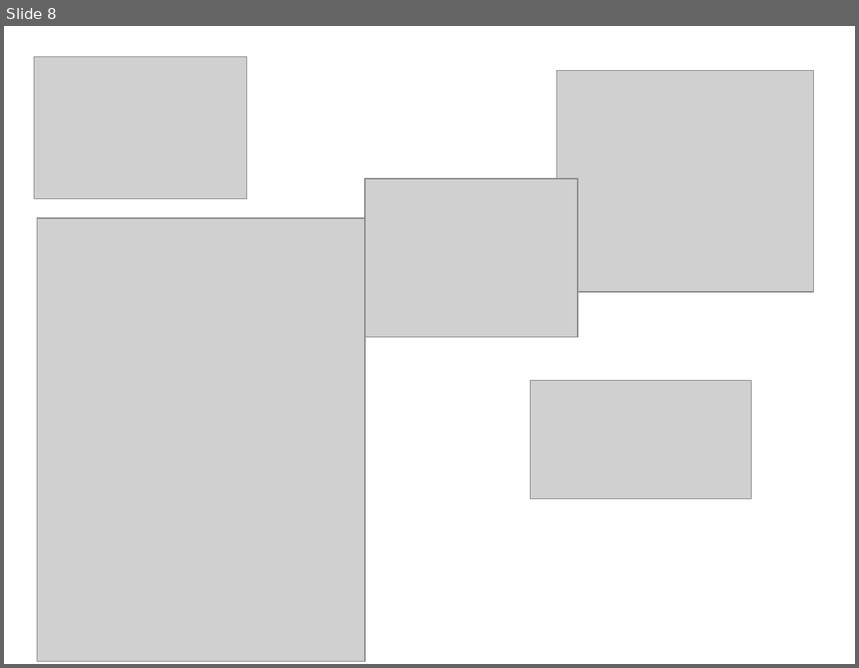
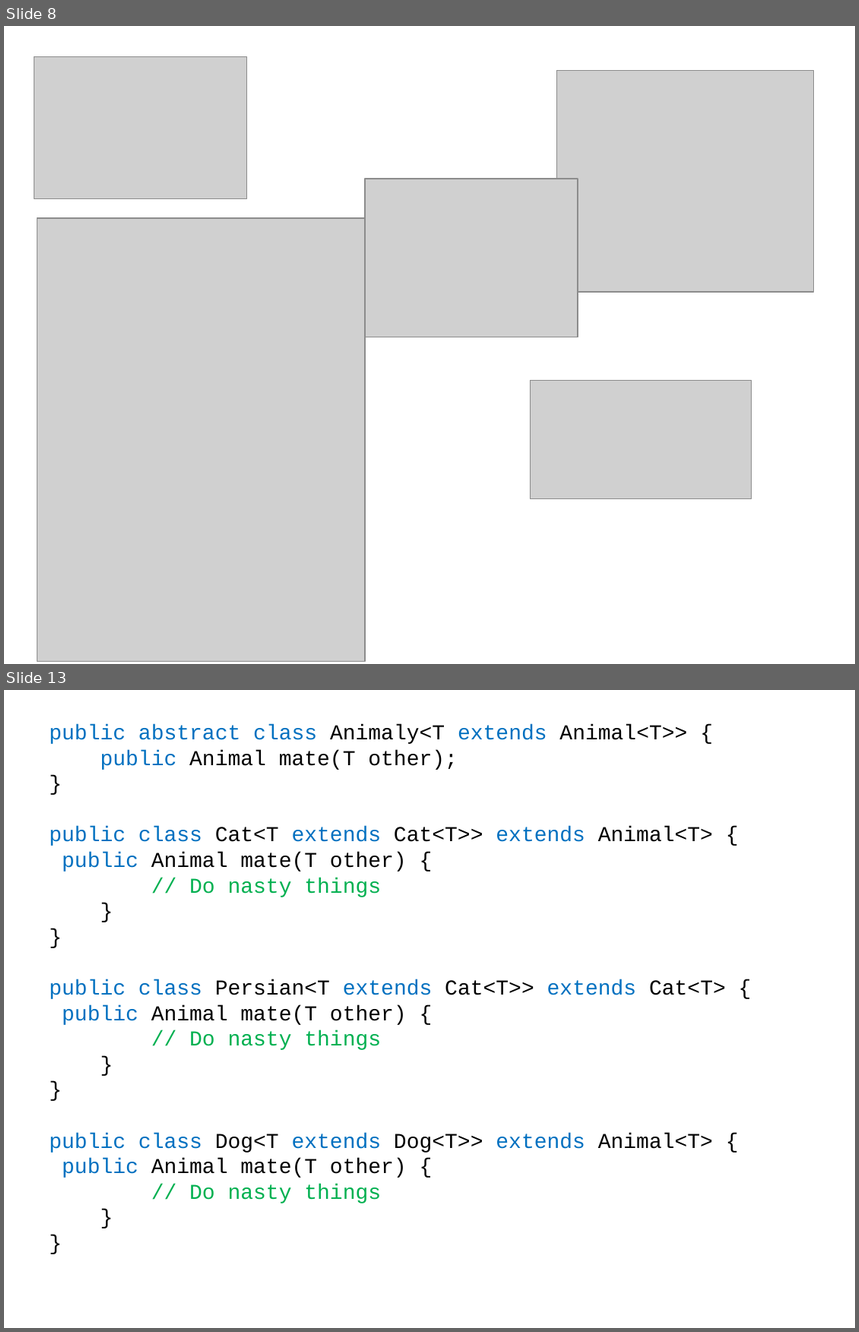
Before and after one commit to rubenbaer/ooplss, a slide deck: misc/final_day/ooplss.ppt. Shown one above the other, each under a label of ours: slide 8 before the commit, slides 8 and 13 after it; the slides between them are not shown. The pictures are 859x668 and 859x1332 pixels, drawn with LibreOffice and Linux fonts; fonts in the diff are those of the drawing; grey boxes stand for pictures. Boxes give left, top, right and bottom in pixels: in the first picture for what was removed or moved away, otherwise in the second. Text is boxed around its words. In the diff, an @@ line names an element or a change of style, - is before the commit and + after.

```diff
--- a/misc/final_day/ooplss.ppt
+++ b/misc/final_day/ooplss.ppt
@@ slide 13 added at [4,690,855,1328], background #FFFFFF @@
@@ text added at [49,724,726,1204], 18 pt, text #000000 @@
+public abstract class Animaly<T extends Animal<T>> {
+public Animal mate(T other);
+}
+public class Cat<T extends Cat<T>> extends Animal<T> {
+public Animal mate(T other) {
+// Do nasty things
+}
+}
+public class Persian<T extends Cat<T>> extends Cat<T> {
+public Animal mate(T other) {
+// Do nasty things
+}
+}
+public class Dog<T extends Dog<T>> extends Animal<T> {
+public Animal mate(T other) {
+// Do nasty things
+}
+}
```
Also in this commit, not shown: 4 slides changed, 3 other slides added, 1 slide removed, 8 other files.
